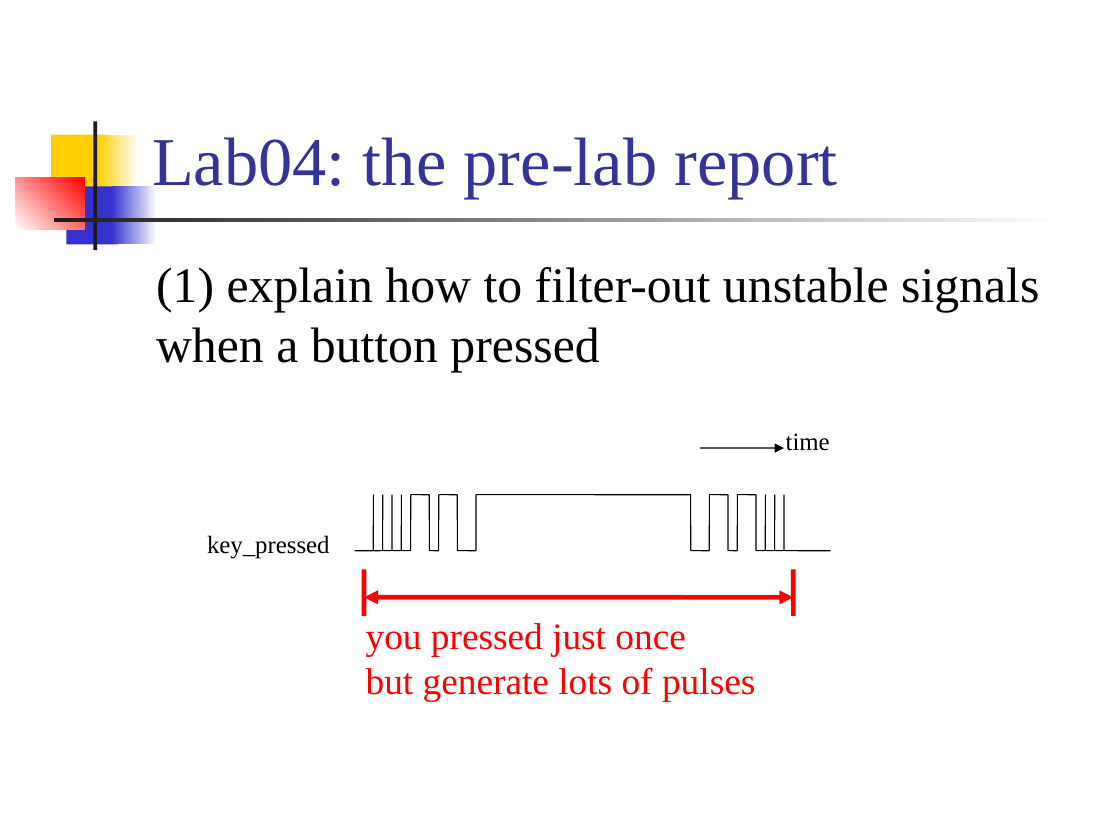
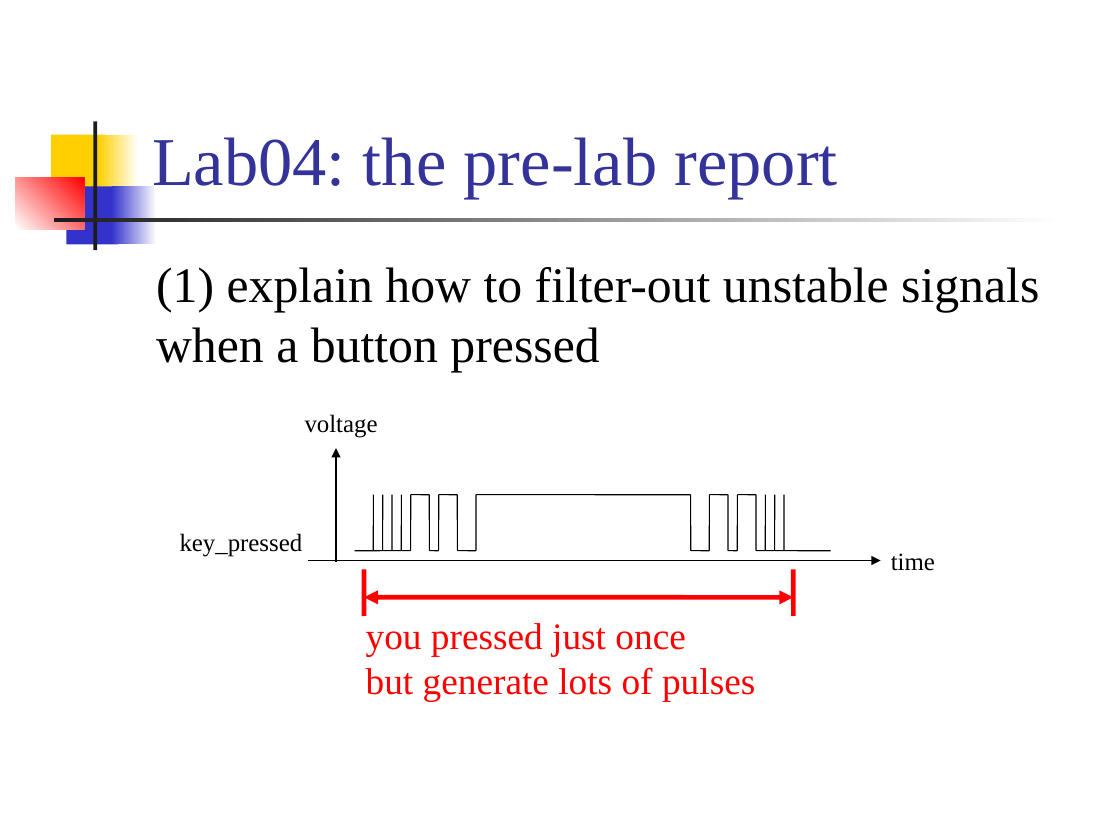
Before and after one commit to CGUSystemCourses/Micro_Lab-2018, a slide deck: slide 62 of Labs/Lab03-timer_intr/lab03-timer_intr.pptx. Drawn at 1120x840 pixels with LibreOffice and Linux fonts; fonts in the diff are those of the drawing. Boxes give left, top, right and bottom in pixels: in the first picture for what was removed or moved away, otherwise in the second. Text is boxed around its words. In the diff, an @@ line names an element or a change of style, - is before the commit and + after.

```diff
--- a/Labs/Lab03-timer_intr/lab03-timer_intr.pptx
+++ b/Labs/Lab03-timer_intr/lab03-timer_intr.pptx
@@ text added at bbox=[305, 414, 378, 438], 16 pt, text #000000 @@
+voltage
@@ arrow added from (336, 562) to (336, 448), #000000 0.75 pt @@
@@ arrow removed from (700, 448) to (784, 448) @@
@@ text "key_pressed": place and size @@
-text "key_pressed" at bbox=[207, 535, 330, 559]
+text "key_pressed" at bbox=[180, 533, 303, 557]
@@ arrow added from (308, 560) to (880, 560), #000000 0.75 pt @@
@@ text "time": place and size @@
-text "time" at bbox=[786, 433, 830, 451]
+text "time" at bbox=[891, 553, 935, 571]
```
Also in this commit, not shown: 1 other slide changed.
